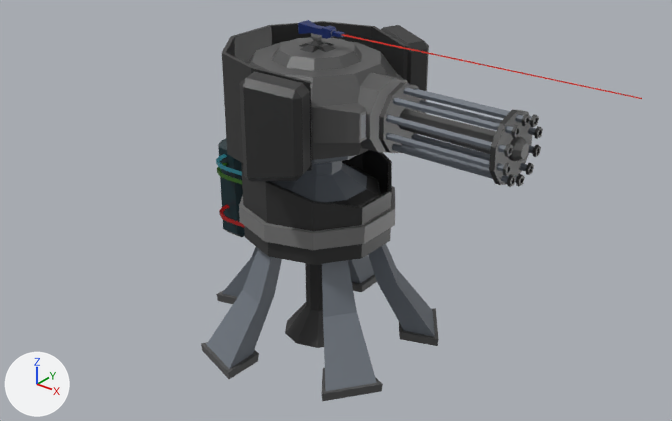
Two versions of the FBX model Assets/_Project/Models/Turret 4.fbx, one commit apart.
One viewpoint serves both versions: a 50 mm lens placed at (1.401, 2.905, 1.42), pointed at (0.219, 4.382, 0.504). Arrows for +X, +Y and +Z are at lower left; the lights stay in place.

The first picture shows 'Куб.006', 'Куб.008', 'Куб.030'.
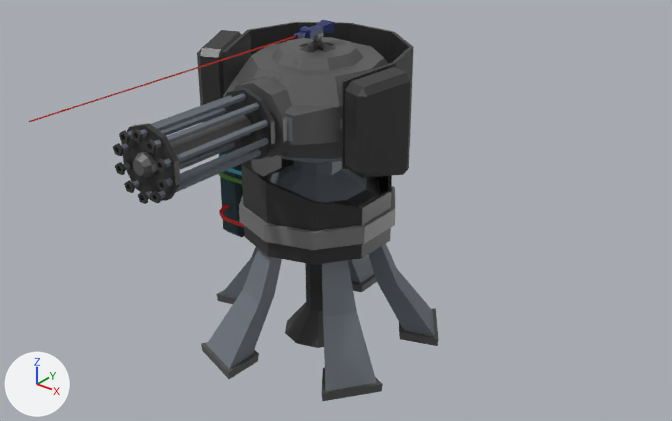
Pixel boxes [x1, y1, x2, y2] of what changed, in the pictures (672 x 421 px):
'Куб.008', deleted: before [222, 20, 642, 182]
'TurretHead4', added: after [29, 20, 414, 178]
'Куб.030', moved, turned: before [379, 83, 543, 187]; after [113, 88, 275, 204]

The change, as a list of edits to the scene's bpy script:
```text
Add me_куб_030_1:
    me_куб_030_1.from_pydata(...)  # 316 vertices, 295 faces; spans x -0.301..0.301, y -0.089..0.218, z -0.219..0.801
    me_куб_030_1.materials.append(mat_material)  # picture img_my_pallete_png
Remove ob_куб_008:
    ob_куб_008 = bpy.data.objects.new('Куб.008', me_куб_030)
    ob_куб_008.parent = ob_куб_006
    ob_куб_008.location = (0.0, 0.634, 0.0)
    ob_куб_008.rotation_euler = (1.571, 0.0, 0.0)  # degrees (90, 0, 0)
Change ob_куб_030:
    ob_куб_030.parent: ob_куб_008 -> ob_turrethead4
    ob_куб_030.location: (0.246, 0.0, -0.0387) -> (0.0, 0.0387, 0.246)
    ob_куб_030.rotation_euler: (1.571, 0.0, 0.0) -> (-3.142, -1.571, 0.0)  # degrees (90, 0, 0) -> degrees (-180, -90, 0)
Add ob_turrethead4:
    ob_turrethead4 = bpy.data.objects.new('TurretHead4', me_куб_030_1)
    ob_turrethead4.parent = ob_куб_006
    ob_turrethead4.location = (0.0, 0.634, 0.0)
```
